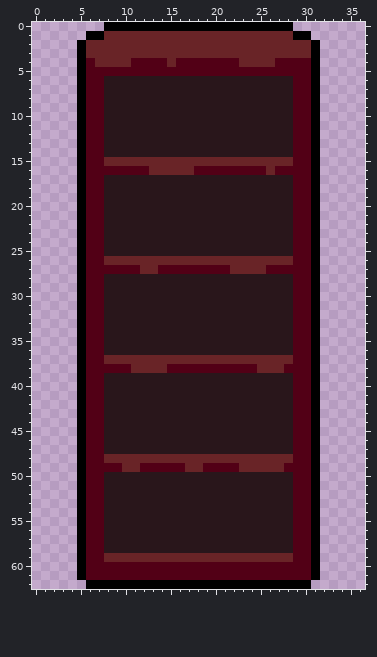
Pixel-art sprite: Assets/Sprites/Ship/middlelayer_shelf1.png. Above is the file before it was changed.
The file is 37x63 pixels.
And afterwards:
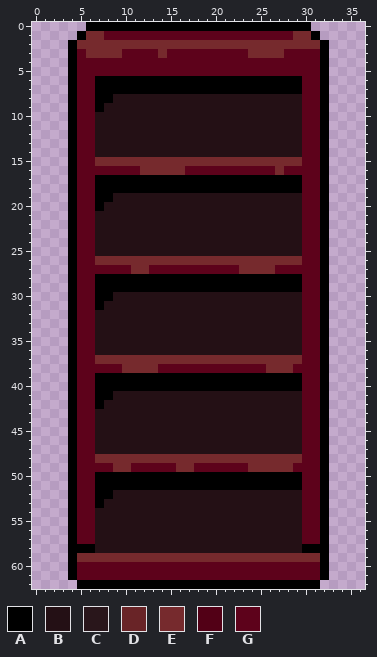
Palette (. is transparent): A #000000  B #241015  C #29161b  D #692427  E #762a2d  F #520016  G #5d021b
The exact change:
@@ x 0..36 @@
- 0 ........AAAAAAAAAAAAAAAAAAAAA........
- 1 ......AADDDDDDDDDDDDDDDDDDDDDAA......
- 2 .....ADDDDDDDDDDDDDDDDDDDDDDDDDA.....
- 3 .....ADDDDDDDDDDDDDDDDDDDDDDDDDA.....
- 4 .....AFDDDDFFFFDFFFFFFFDDDDFFFFA.....
- 5 .....AFFFFFFFFFFFFFFFFFFFFFFFFFA.....
- 6 .....AFFCCCCCCCCCCCCCCCCCCCCCFFA.....
- 7 .....AFFCCCCCCCCCCCCCCCCCCCCCFFA.....
- 8 .....AFFCCCCCCCCCCCCCCCCCCCCCFFA.....
- 9 .....AFFCCCCCCCCCCCCCCCCCCCCCFFA.....
-10 .....AFFCCCCCCCCCCCCCCCCCCCCCFFA.....
-11 .....AFFCCCCCCCCCCCCCCCCCCCCCFFA.....
-12 .....AFFCCCCCCCCCCCCCCCCCCCCCFFA.....
-13 .....AFFCCCCCCCCCCCCCCCCCCCCCFFA.....
-14 .....AFFCCCCCCCCCCCCCCCCCCCCCFFA.....
-15 .....AFFDDDDDDDDDDDDDDDDDDDDDFFA.....
-16 .....AFFFFFFFDDDDDFFFFFFFFDFFFFA.....
-17 .....AFFCCCCCCCCCCCCCCCCCCCCCFFA.....
-18 .....AFFCCCCCCCCCCCCCCCCCCCCCFFA.....
-19 .....AFFCCCCCCCCCCCCCCCCCCCCCFFA.....
-20 .....AFFCCCCCCCCCCCCCCCCCCCCCFFA.....
-21 .....AFFCCCCCCCCCCCCCCCCCCCCCFFA.....
-22 .....AFFCCCCCCCCCCCCCCCCCCCCCFFA.....
-23 .....AFFCCCCCCCCCCCCCCCCCCCCCFFA.....
-24 .....AFFCCCCCCCCCCCCCCCCCCCCCFFA.....
-25 .....AFFCCCCCCCCCCCCCCCCCCCCCFFA.....
-26 .....AFFDDDDDDDDDDDDDDDDDDDDDFFA.....
-27 .....AFFFFFFDDFFFFFFFFDDDDFFFFFA.....
-28 .....AFFCCCCCCCCCCCCCCCCCCCCCFFA.....
-29 .....AFFCCCCCCCCCCCCCCCCCCCCCFFA.....
-30 .....AFFCCCCCCCCCCCCCCCCCCCCCFFA.....
-31 .....AFFCCCCCCCCCCCCCCCCCCCCCFFA.....
-32 .....AFFCCCCCCCCCCCCCCCCCCCCCFFA.....
-33 .....AFFCCCCCCCCCCCCCCCCCCCCCFFA.....
-34 .....AFFCCCCCCCCCCCCCCCCCCCCCFFA.....
-35 .....AFFCCCCCCCCCCCCCCCCCCCCCFFA.....
-36 .....AFFCCCCCCCCCCCCCCCCCCCCCFFA.....
-37 .....AFFDDDDDDDDDDDDDDDDDDDDDFFA.....
-38 .....AFFFFFDDDDFFFFFFFFFFDDDFFFA.....
-39 .....AFFCCCCCCCCCCCCCCCCCCCCCFFA.....
-40 .....AFFCCCCCCCCCCCCCCCCCCCCCFFA.....
-41 .....AFFCCCCCCCCCCCCCCCCCCCCCFFA.....
-42 .....AFFCCCCCCCCCCCCCCCCCCCCCFFA.....
-43 .....AFFCCCCCCCCCCCCCCCCCCCCCFFA.....
-44 .....AFFCCCCCCCCCCCCCCCCCCCCCFFA.....
-45 .....AFFCCCCCCCCCCCCCCCCCCCCCFFA.....
-46 .....AFFCCCCCCCCCCCCCCCCCCCCCFFA.....
-47 .....AFFCCCCCCCCCCCCCCCCCCCCCFFA.....
-48 .....AFFDDDDDDDDDDDDDDDDDDDDDFFA.....
-49 .....AFFFFDDFFFFFDDFFFFDDDDDFFFA.....
-50 .....AFFCCCCCCCCCCCCCCCCCCCCCFFA.....
-51 .....AFFCCCCCCCCCCCCCCCCCCCCCFFA.....
-52 .....AFFCCCCCCCCCCCCCCCCCCCCCFFA.....
-53 .....AFFCCCCCCCCCCCCCCCCCCCCCFFA.....
-54 .....AFFCCCCCCCCCCCCCCCCCCCCCFFA.....
-55 .....AFFCCCCCCCCCCCCCCCCCCCCCFFA.....
-56 .....AFFCCCCCCCCCCCCCCCCCCCCCFFA.....
-57 .....AFFCCCCCCCCCCCCCCCCCCCCCFFA.....
-58 .....AFFCCCCCCCCCCCCCCCCCCCCCFFA.....
-59 .....AFFDDDDDDDDDDDDDDDDDDDDDFFA.....
-60 .....AFFFFFFFFFFFFFFFFFFFFFFFFFA.....
-61 .....AFFFFFFFFFFFFFFFFFFFFFFFFFA.....
-62 ......AAAAAAAAAAAAAAAAAAAAAAAAA......
+ 0 ......AAAAAAAAAAAAAAAAAAAAAAAAA......
+ 1 .....AEEGGGGGGGGGGGGGGGGGGGGGEEA.....
+ 2 ....AEEEEEEEEEEEEEEEEEEEEEEEEEEEA....
+ 3 ....AGEEEEGGGGEGGGGGGGGGEEEEGGGGA....
+ 4 ....AGGGGGGGGGGGGGGGGGGGGGGGGGGGA....
+ 5 ....AGGGGGGGGGGGGGGGGGGGGGGGGGGGA....
+ 6 ....AGGAAAAAAAAAAAAAAAAAAAAAAAGGA....
+ 7 ....AGGAAAAAAAAAAAAAAAAAAAAAAAGGA....
+ 8 ....AGGAABBBBBBBBBBBBBBBBBBBBBGGA....
+ 9 ....AGGABBBBBBBBBBBBBBBBBBBBBBGGA....
+10 ....AGGBBBBBBBBBBBBBBBBBBBBBBBGGA....
+11 ....AGGBBBBBBBBBBBBBBBBBBBBBBBGGA....
+12 ....AGGBBBBBBBBBBBBBBBBBBBBBBBGGA....
+13 ....AGGBBBBBBBBBBBBBBBBBBBBBBBGGA....
+14 ....AGGBBBBBBBBBBBBBBBBBBBBBBBGGA....
+15 ....AGGEEEEEEEEEEEEEEEEEEEEEEEGGA....
+16 ....AGGGGGGGEEEEEGGGGGGGGGGEGGGGA....
+17 ....AGGAAAAAAAAAAAAAAAAAAAAAAAGGA....
+18 ....AGGAAAAAAAAAAAAAAAAAAAAAAAGGA....
+19 ....AGGAABBBBBBBBBBBBBBBBBBBBBGGA....
+20 ....AGGABBBBBBBBBBBBBBBBBBBBBBGGA....
+21 ....AGGBBBBBBBBBBBBBBBBBBBBBBBGGA....
+22 ....AGGBBBBBBBBBBBBBBBBBBBBBBBGGA....
+23 ....AGGBBBBBBBBBBBBBBBBBBBBBBBGGA....
+24 ....AGGBBBBBBBBBBBBBBBBBBBBBBBGGA....
+25 ....AGGBBBBBBBBBBBBBBBBBBBBBBBGGA....
+26 ....AGGEEEEEEEEEEEEEEEEEEEEEEEGGA....
+27 ....AGGGGGGEEGGGGGGGGGGEEEEGGGGGA....
+28 ....AGGAAAAAAAAAAAAAAAAAAAAAAAGGA....
+29 ....AGGAAAAAAAAAAAAAAAAAAAAAAAGGA....
+30 ....AGGAABBBBBBBBBBBBBBBBBBBBBGGA....
+31 ....AGGABBBBBBBBBBBBBBBBBBBBBBGGA....
+32 ....AGGBBBBBBBBBBBBBBBBBBBBBBBGGA....
+33 ....AGGBBBBBBBBBBBBBBBBBBBBBBBGGA....
+34 ....AGGBBBBBBBBBBBBBBBBBBBBBBBGGA....
+35 ....AGGBBBBBBBBBBBBBBBBBBBBBBBGGA....
+36 ....AGGBBBBBBBBBBBBBBBBBBBBBBBGGA....
+37 ....AGGEEEEEEEEEEEEEEEEEEEEEEEGGA....
+38 ....AGGGGGEEEEGGGGGGGGGGGGEEEGGGA....
+39 ....AGGAAAAAAAAAAAAAAAAAAAAAAAGGA....
+40 ....AGGAAAAAAAAAAAAAAAAAAAAAAAGGA....
+41 ....AGGAABBBBBBBBBBBBBBBBBBBBBGGA....
+42 ....AGGABBBBBBBBBBBBBBBBBBBBBBGGA....
+43 ....AGGBBBBBBBBBBBBBBBBBBBBBBBGGA....
+44 ....AGGBBBBBBBBBBBBBBBBBBBBBBBGGA....
+45 ....AGGBBBBBBBBBBBBBBBBBBBBBBBGGA....
+46 ....AGGBBBBBBBBBBBBBBBBBBBBBBBGGA....
+47 ....AGGBBBBBBBBBBBBBBBBBBBBBBBGGA....
+48 ....AGGEEEEEEEEEEEEEEEEEEEEEEEGGA....
+49 ....AGGGGEEGGGGGEEGGGGGGEEEEEGGGA....
+50 ....AGGAAAAAAAAAAAAAAAAAAAAAAAGGA....
+51 ....AGGAAAAAAAAAAAAAAAAAAAAAAAGGA....
+52 ....AGGAABBBBBBBBBBBBBBBBBBBBBGGA....
+53 ....AGGABBBBBBBBBBBBBBBBBBBBBBGGA....
+54 ....AGGBBBBBBBBBBBBBBBBBBBBBBBGGA....
+55 ....AGGBBBBBBBBBBBBBBBBBBBBBBBGGA....
+56 ....AGGBBBBBBBBBBBBBBBBBBBBBBBGGA....
+57 ....AGGBBBBBBBBBBBBBBBBBBBBBBBGGA....
+58 ....AAABBBBBBBBBBBBBBBBBBBBBBBAAA....
+59 ....AEEEEEEEEEEEEEEEEEEEEEEEEEEEA....
+60 ....AGGGGGGGGGGGGGGGGGGGGGGGGGGGA....
+61 ....AGGGGGGGGGGGGGGGGGGGGGGGGGGGA....
+62 .....AAAAAAAAAAAAAAAAAAAAAAAAAAA.....
Boxes around the changes in both pictures, in picture pixels (x1, y1, x2, y2):
changed: (68, 22, 329, 589)
